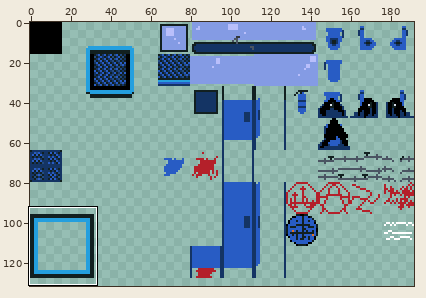
Two states of a sprite sheet, assets/environment/bathroom.png. The first picture is a wide view before the edit; the outline marks the close-up.
Close-up. Before the edit:
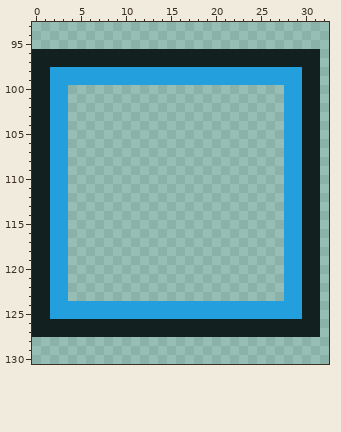
The file is 192x192 pixels. Shown: x 0..32, y 93..130. The wide view leaves out empty margins.
The result:
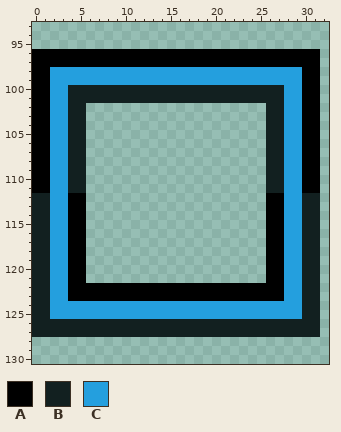
Palette (. is transparent): A #000000  B #122020  C #249fde
From old to new:
y 96..97: x 0..31 BBBBBBBBBBBBBBBBBBBBBBBBBBBBBBBB -> AAAAAAAAAAAAAAAAAAAAAAAAAAAAAAAA
y 98..99: x 0..1 BB -> AA; x 30..31 BB -> AA
y 100..101: x 0..1 BB -> AA; x 4..27 ........................ -> BBBBBBBBBBBBBBBBBBBBBBBB; x 30..31 BB -> AA
y 102..111: x 0..1 BB -> AA; x 4..5 .. -> BB; x 26..27 .. -> BB; x 30..31 BB -> AA
y 112..121: x 4..5 .. -> AA; x 26..27 .. -> AA
y 122..123: x 4..27 ........................ -> AAAAAAAAAAAAAAAAAAAAAAAA
Changed places in both close-ups, as pixel boxes (x1, y1, x2, y2):
changed: (32, 49, 320, 301)
